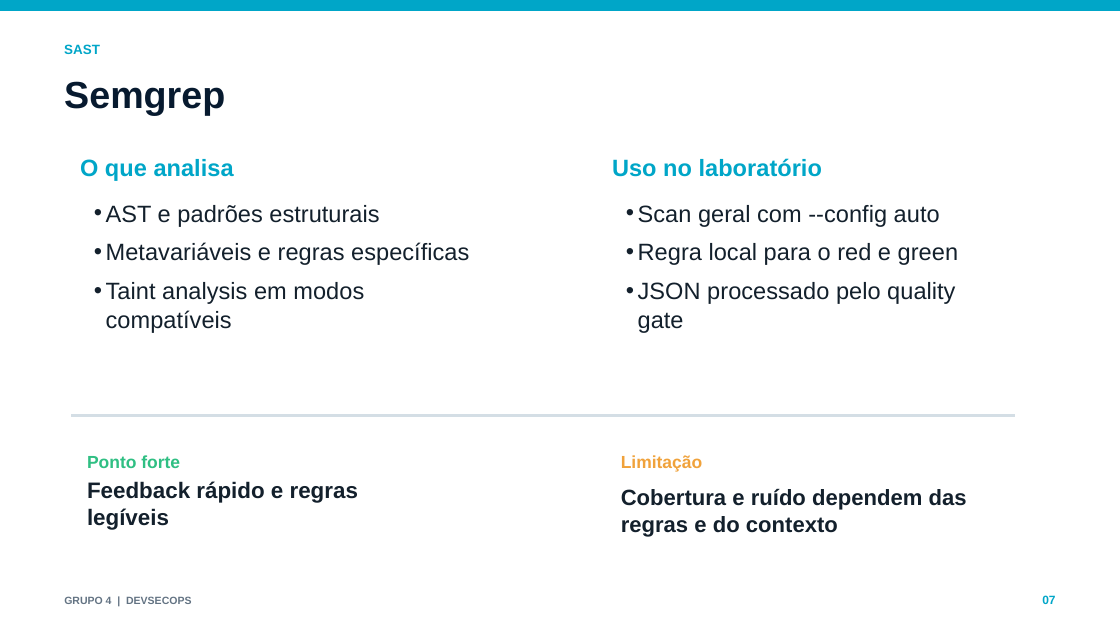
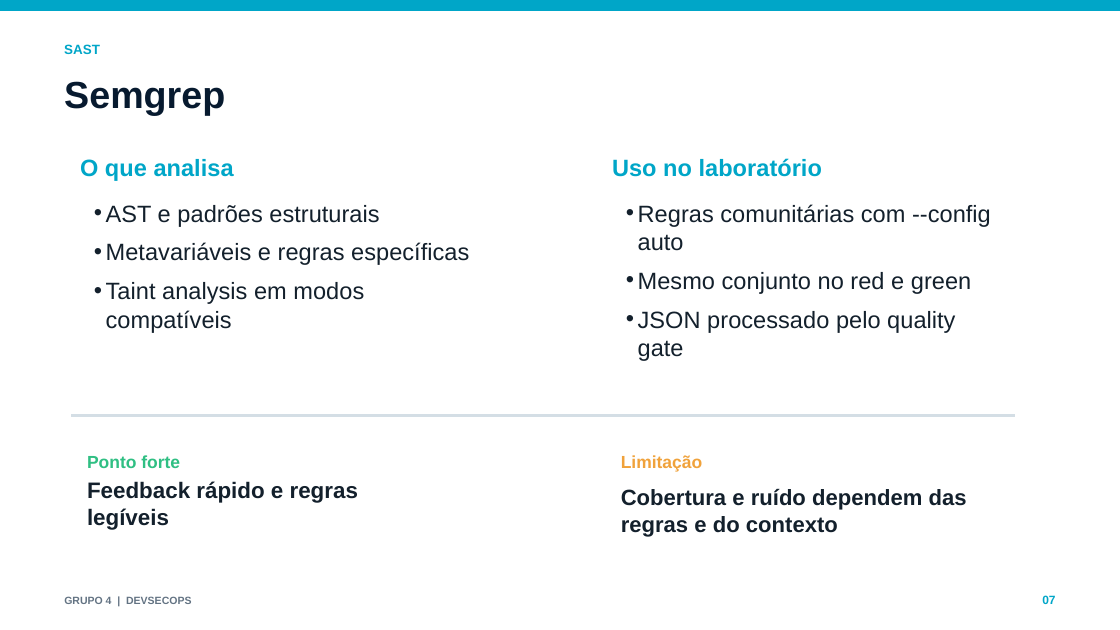
Before and after one commit to TiagoLouzaPetagna/grupo4-devsecops, a slide deck: slide 7 of entrega/Apresentacao_Checkpoint_DevSecOps_Grupo4.pptx. Drawn at 1120x630 pixels with LibreOffice and Linux fonts; fonts in the diff are those of the drawing. Boxes give left, top, right and bottom in pixels: in the first picture for what was removed or moved away, otherwise in the second. Text is boxed around its words. In the diff, an @@ line names an element or a change of style, - is before the commit and + after.

Commit message:
Executa scanners por comandos e usa Semgrep auto

```diff
--- a/entrega/Apresentacao_Checkpoint_DevSecOps_Grupo4.pptx
+++ b/entrega/Apresentacao_Checkpoint_DevSecOps_Grupo4.pptx
@@ text at (638,204,991,294): text changed @@
-• Scan geral com --config auto
-• Regra local para o red e green
+• Regras comunitárias com --config auto
+• Mesmo conjunto no red e green
```
Also in this commit, not shown: 4 other slides changed, 1 slide added, 1 slide removed, 24 other files.
